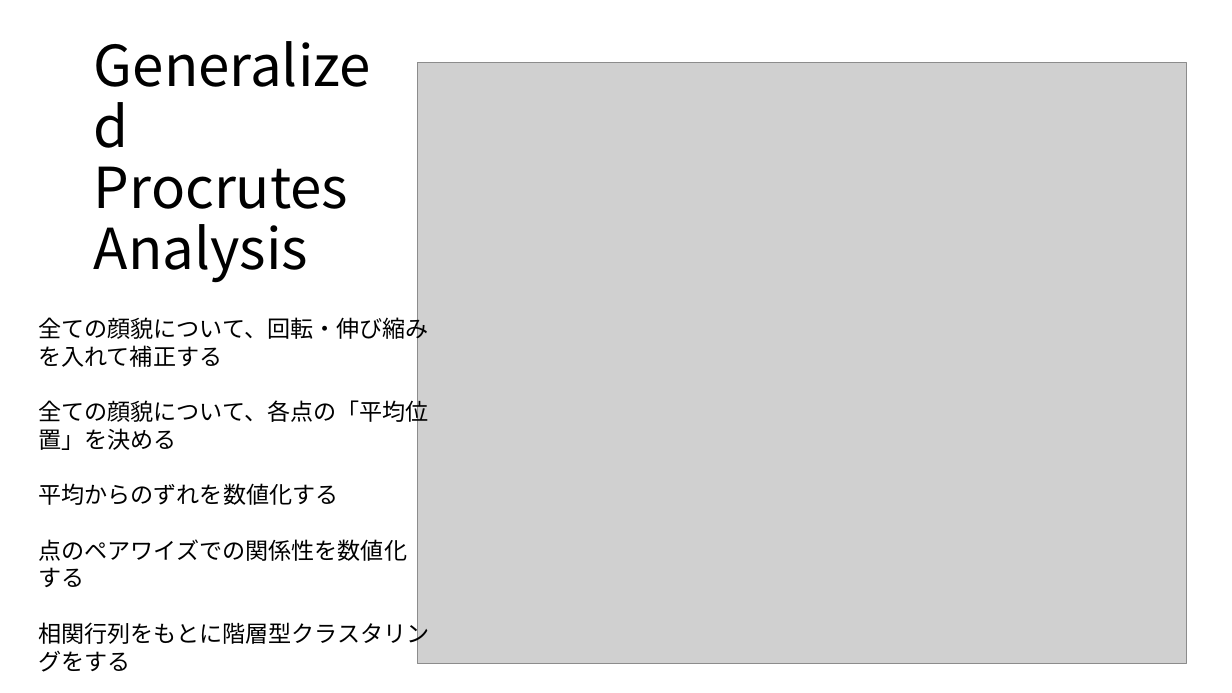
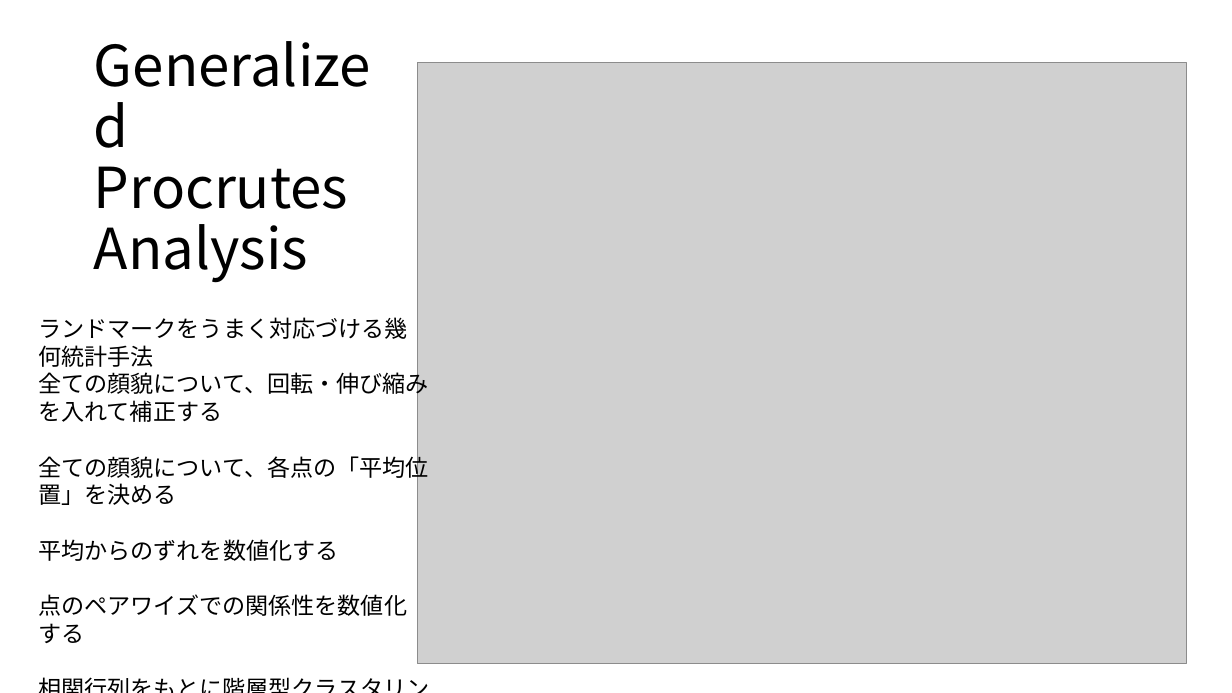
Before and after one commit to ryamada22/atom, a slide deck: slide 9 of Lectures2019/FacialDNA.pptx. Drawn at 1232x693 pixels with LibreOffice and Linux fonts; fonts in the diff are those of the drawing; grey boxes stand for pictures. Boxes give left, top, right and bottom in pixels: in the first picture for what was removed or moved away, otherwise in the second. Text is boxed around its words. In the diff, an @@ line names an element or a change of style, - is before the commit and + after.

```diff
--- a/Lectures2019/FacialDNA.pptx
+++ b/Lectures2019/FacialDNA.pptx
@@ text at box(38, 317, 408, 367): paragraph added @@
+ランドマークをうまく対応づける幾何統計手法
```
Also in this commit, not shown: 1 other slide changed, 3 slides added, 3 slides removed.
